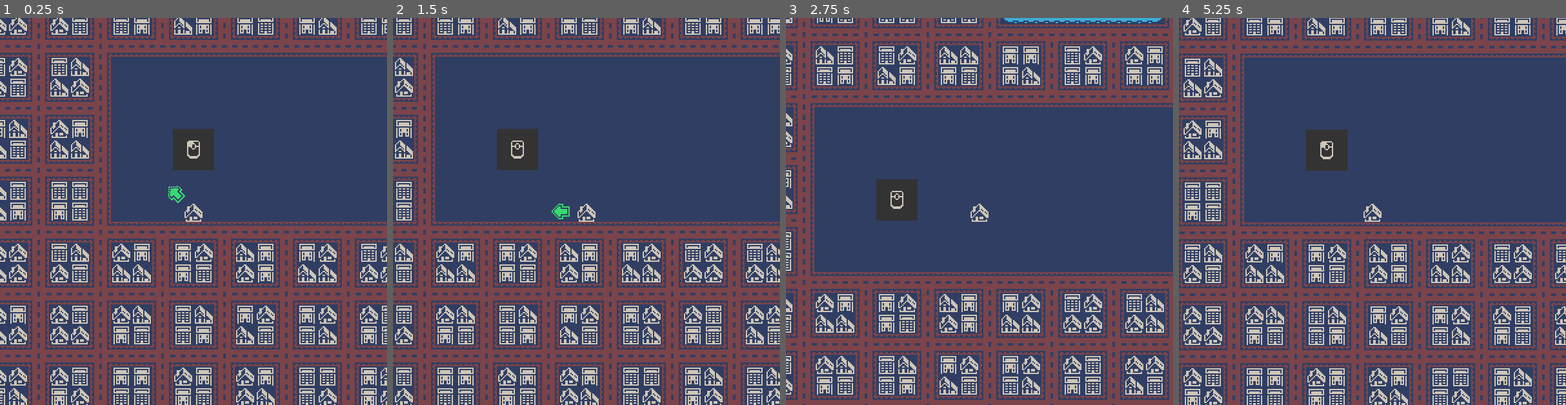
Above: before the commit, frames 1-4 (left to right).
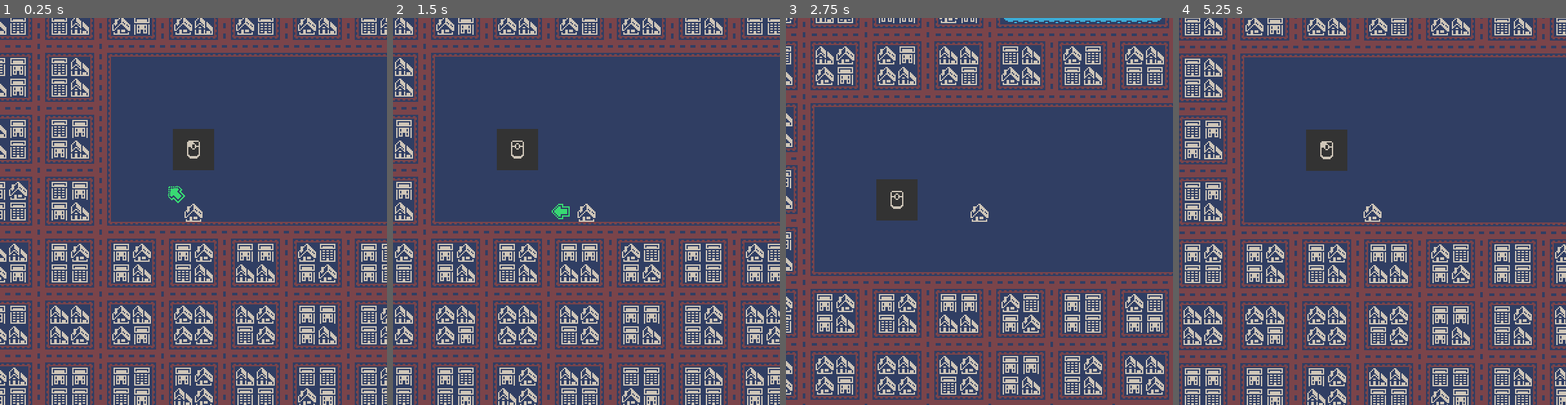
Above: after the commit, the same moments.

Repository: AmossGuy/jumphouse
Game: Godot game, scene res://level1.tscn
The game is run twice, just before and just after one commit, with the same random seed, the same clock (stepped at 60 frames per second) and the same inputs. Sound files missing from this copy of the repository are replaced by a short silence.
Inputs (mouse positions are in pixels of both pictures, inside the frame that each line leads up to):
- Up to frame 1 (0.25 s): no input
- Up to frame 2 (1.5 s): tap Enter at 0.5 s; move the mouse to (671, 192) at 0.52 s; press the mouse at (671, 192) at 0.53 s; move the mouse to (509, 230) at 1.27 s; release the mouse at (509, 230) at 1.28 s; click (509, 230) at 1.35 s
- Up to frame 3 (2.75 s): move the mouse to (1018, 126) at 2.02 s; press the mouse at (1018, 126) at 2.03 s
- Up to frame 4 (5.25 s): move the mouse to (1353, 288) at 2.77 s; release the mouse at (1353, 288) at 2.78 s; click (1353, 288) at 2.85 s; move the mouse to (1488, 269) at 3.52 s; press the mouse at (1488, 269) at 3.53 s; move the mouse to (1256, 153) at 4.27 s; release the mouse at (1256, 153) at 4.28 s; click (1256, 153) at 4.35 s; move the mouse to (1391, 211) at 5.02 s; press the mouse at (1391, 211) at 5.03 s

The runs differ from the first frame. In frame 1, 8.0% of the frame differs, in the area x 0-100%, y 0-100%; in frame 2, 7.2%; in frame 3, 6.1%; in frame 4, 7.4%.

Commit message:
make random tiling actually random

Diff:
--- a/tile_replacer.gd
+++ b/tile_replacer.gd
@@ -3,6 +3,8 @@
 var rng = RandomNumberGenerator.new()
 
 func _ready():
+	rng.randomize()
+
 	for cell in get_used_cells_by_id(6):
 		set_cellv(cell, rng.randi_range(7, 10))
 
